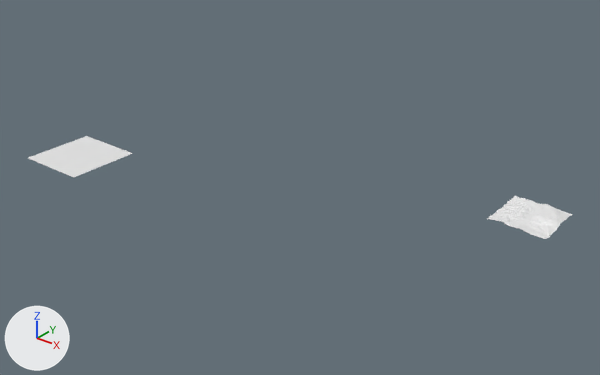
Renders of the Blender file rom/working [dont port]/editing [.blend]/abandoned mines.blend from each side of a commit.
Camera for both pictures: a 50 mm camera at (24393.0, -17267.0, 12344.0) aimed at (8357.0, 2778.0, -84.0). Lighting does not change. The marker at lower left points along +X, +Y and +Z.

The first picture shows 'HOY OLD MINES', 'Plane'.
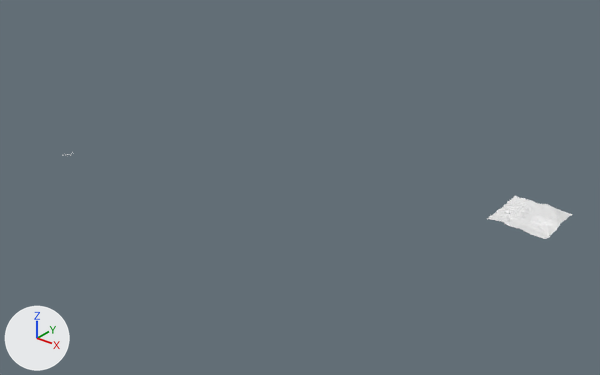
What changed in the scene script:
```text
Add me_cube:
    me_cube.from_pydata(...)  # 690 vertices, 1281 faces; spans x -127.0..191.0, y -741.0..-419.0, z 14.0..34.0
Change ob_plane:
    add ob_plane.hide_set(True)
Change ob_cube_001:
    remove ob_cube_001.hide_set(True)
Add ob_lower_tunnels:
    ob_lower_tunnels = bpy.data.objects.new('Lower Tunnels', me_cube)
    ob_lower_tunnels.location = (0.0, 0.0, 0.0)
```

Boxes (x1, y1, x2, y2) around the edits, measured in the pictures (600 x 375 px):
'Plane', hidden: before (28, 136, 133, 177)
